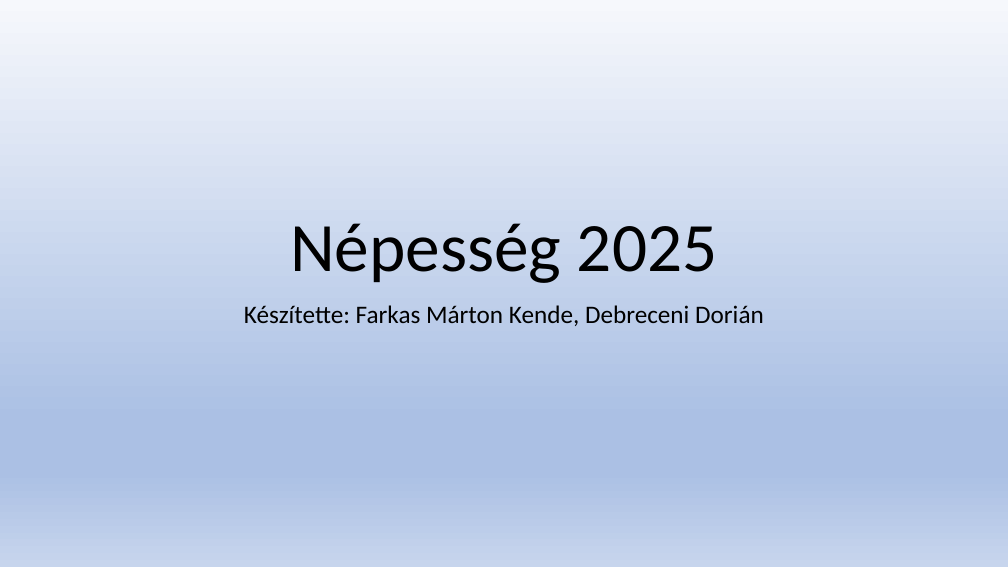
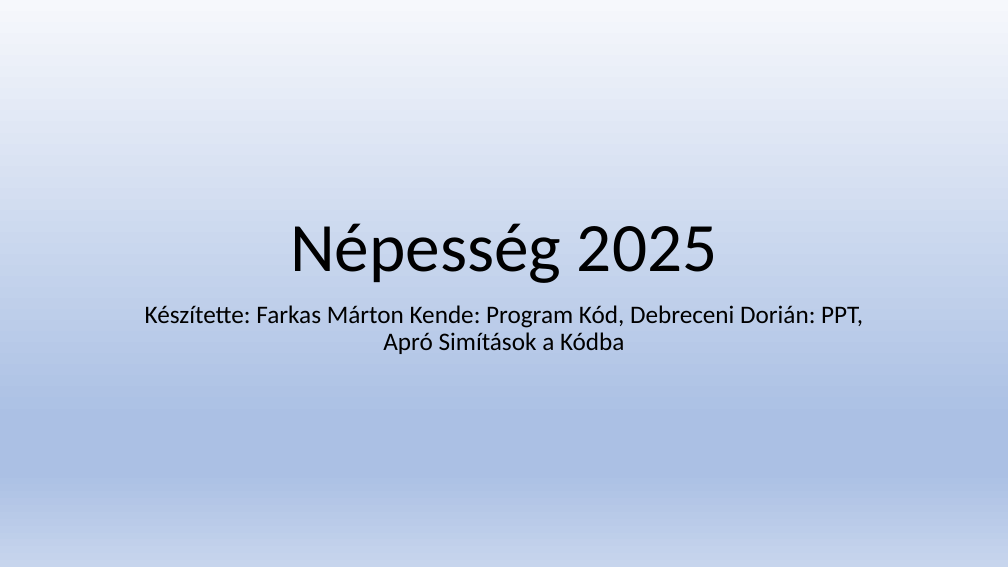
Before and after one commit to Dorian25asd/Lakossag, a slide deck: slide 1 of Népesség 2025.pptx. Drawn at 1008x567 pixels with LibreOffice and Linux fonts; fonts in the diff are those of the drawing. Boxes give left, top, right and bottom in pixels: in the first picture for what was removed or moved away, otherwise in the second. Text is boxed around its words. In the diff, an @@ line names an element or a change of style, - is before the commit and + after.

```diff
--- a/Népesség 2025.pptx
+++ b/Népesség 2025.pptx
@@ subtitle at (x1=145, y1=305, x2=863, y2=354): text changed @@
-Készítette: Farkas Márton Kende, Debreceni Dorián
+Készítette: Farkas Márton Kende: Program Kód, Debreceni Dorián: PPT, Apró Simítások a Kódba
```
